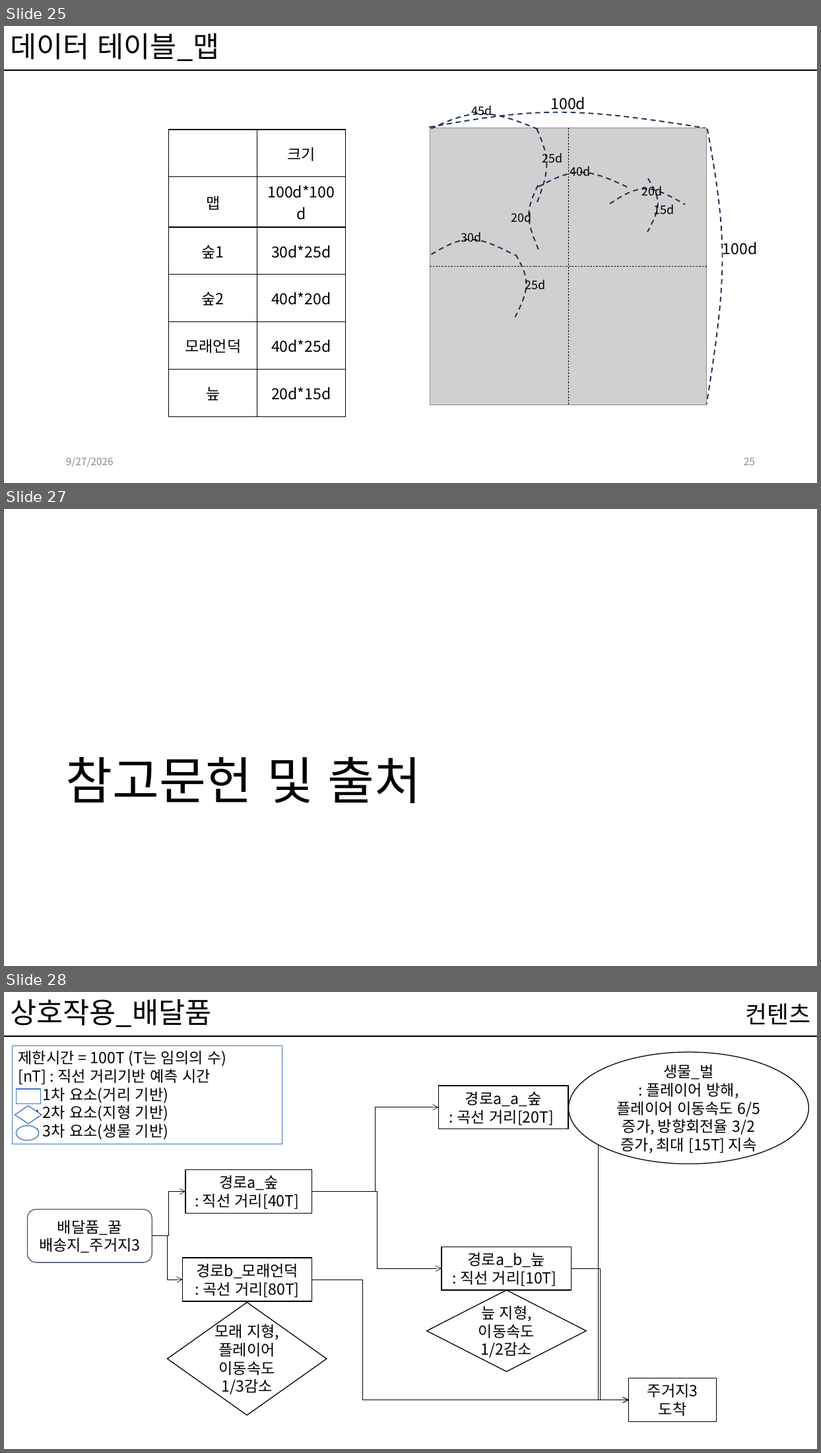
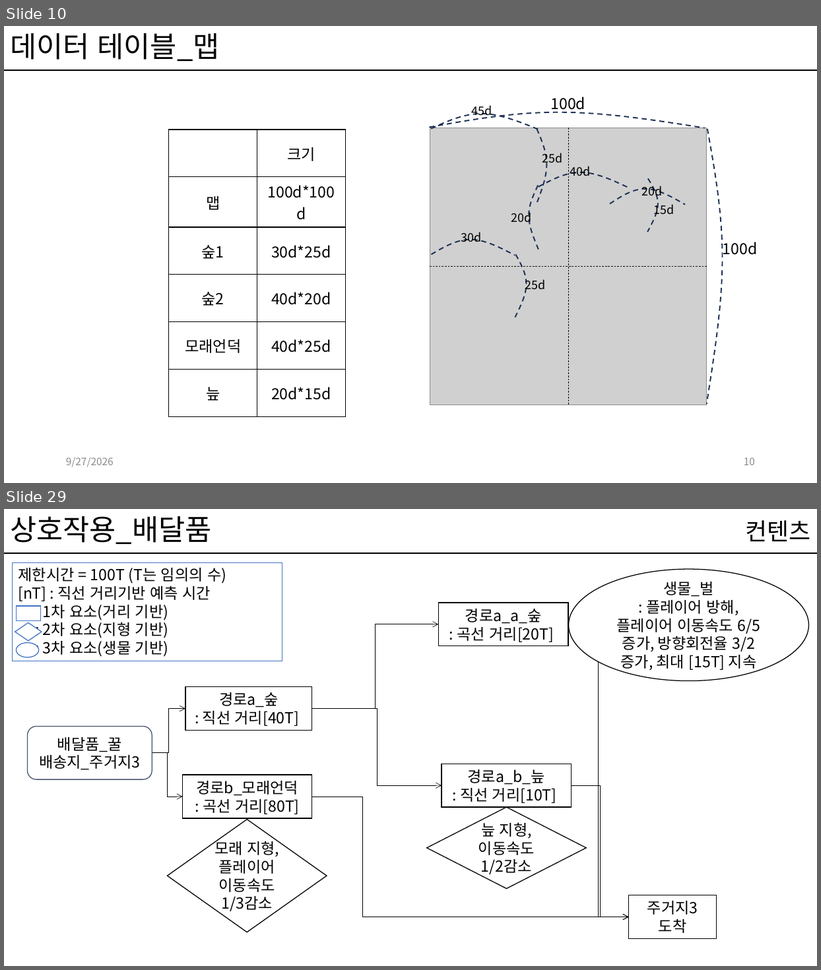
Before and after one commit to kwakyerin/2026_Graduation_Project, a slide deck: documents/HyunahKwon/design/designing/for_teammates/프로토타입_기획.pptx. Shown one above the other, each under a label of ours: slides 25, 27 and 28 before the commit, slides 10 and 29 after it; the slides between them are not shown. The pictures are 821x1453 and 821x970 pixels, drawn with LibreOffice and Linux fonts; fonts in the diff are those of the drawing; grey boxes stand for pictures. Boxes give left, top, right and bottom in pixels: in the first picture for what was removed or moved away, otherwise in the second. Text is boxed around its words. In the diff, an @@ line names an element or a change of style, - is before the commit and + after.

```diff
--- a/documents/HyunahKwon/design/designing/for_teammates/프로토타입_기획.pptx
+++ b/documents/HyunahKwon/design/designing/for_teammates/프로토타입_기획.pptx
@@ slide 27 removed at box(4, 509, 817, 966), background #FFFFFF @@
@@ title removed at box(65, 757, 422, 803) @@
-참고문헌 및 출처
@@ what was slide 25 is now slide 10 @@
@@ page number at box(744, 458, 755, 466): text changed @@
-25
+10
@@ what was slide 28 is now slide 29 @@
```
Also in this commit, not shown: 2 slides changed, 2 slides added, 1 other slide removed, 1 other file.
